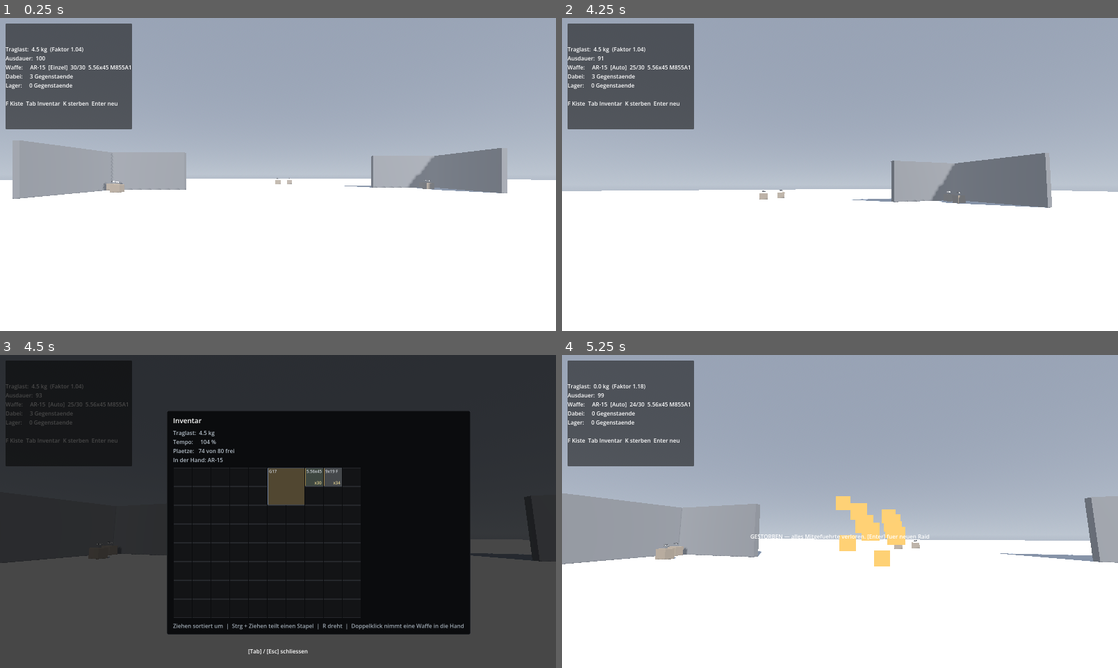
Above: before the commit, frames 1-4 (two rows, left to right).
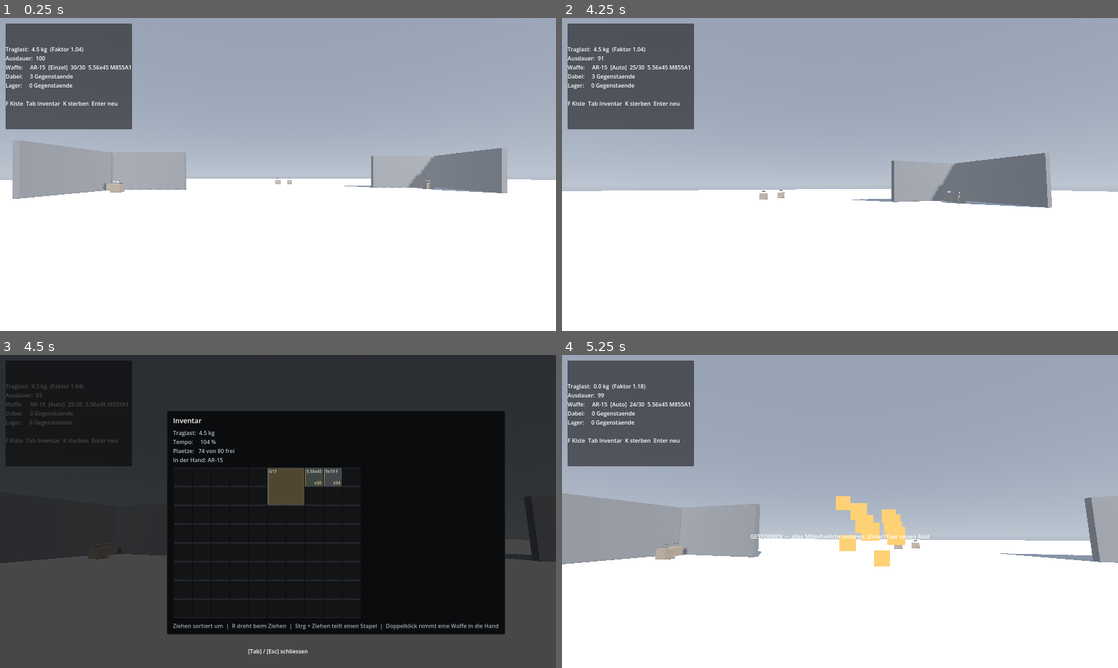
Above: after the commit, the same moments.

Repository: Saturn-Owner/Extraction-Shooter
Game: Godot game, scene res://scenes/levels/raid_eisstadt.tscn
The game is run twice, just before and just after one commit, with the same random seed, the same clock (stepped at 60 frames per second) and the same inputs.
Inputs (mouse positions are in pixels of both pictures, inside the frame that each line leads up to):
- Up to frame 1 (0.25 s): no input
- Up to frame 2 (4.25 s): tap Enter at 0.5 s; move the mouse to (867, 174) at 0.52 s; hold Ctrl (crouch) 0.53-1.28 s; hold W (move_forward) from 0.53 s (still down); click (867, 174) at 0.67 s; tap Space (jump) at 0.77, 1.52, 3.02, 3.77 s; move the mouse to (812, 174) at 1.27 s; click (812, 174) at 1.35 s; move the mouse to (851, 168) at 2.02 s; tap B (fire_mode) at 2.1 s; click (851, 168) at 2.17 s; move the mouse to (834, 180) at 2.77 s; tap Shift (sprint) at 2.85 s; click (834, 180) at 2.92 s; move the mouse to (878, 177) at 3.52 s; tap F at 3.6 s; click (878, 177) at 3.67 s
- Up to frame 3 (4.5 s): keep holding W (move_forward); move the mouse to (233, 508) at 4.27 s; tap Tab at 4.35 s; click (233, 508) at 4.42 s
- Up to frame 4 (5.25 s): tap Space (jump) at 4.52 s; move the mouse to (878, 542) at 5.02 s; release W (move_forward) at 5.03 s; hold S (move_back) from 5.03 s (still down); tap K at 5.1 s; click (878, 542) at 5.17 s

Frames 1-2 are identical in both runs. In frame 3, 4.8% of the frame differs, in the area x 41-91%, y 18-90%; in frame 4, nothing differs.

Commit message:
Drehen beim Ziehen mit R, Fundgeraeusche vorerst stumm
Drehen:
- R dreht jetzt den Gegenstand, der am Zeiger haengt - in beiden Fenstern.
  Im Loot-Fenster ging es vorher gar nicht
- Frueher drehte R an Ort und Stelle. Das scheiterte fast immer, weil quer
  genau dort selten Platz ist. Jetzt dreht sich die Anzeige am Zeiger, und
  geprueft wird erst beim Ablegen
- Der Anfasspunkt dreht mit, sonst springt der Gegenstand unter dem Zeiger weg
- Wird nicht abgelegt, geht die Drehung zurueck. Das ist der heikle Teil:
  Der Gegenstand liegt waehrend des Ziehens noch auf seinem alten Platz.
  Bliebe er quer, belegte er Felder, die das Raster nicht fuer ihn
  vorgesehen hat - ab dann stimmt die Belegung nicht mehr
- _move_within und _move_between melden jetzt Erfolg, statt dass das
  Fenster im Nachhinein raten muss, ob der Umzug geklappt hat

Fundgeraeusche: nur das Abspielen abgeschaltet (FIND_SOUNDS_ENABLED).
Dateien, Auswahl und Herkunftsangaben bleiben liegen. Waffensounds sind
nicht betroffen.

Co-Authored-By: Claude Opus 4.8 <noreply@anthropic.com>

Diff:
--- a/scenes/ui/inventory_window.tscn
+++ b/scenes/ui/inventory_window.tscn
@@ -65,7 +65,7 @@
 script = ExtResource("2_grid_view")
 
 [node name="Hinweis" type="Label" parent="Layout/Inhalt"]
-text = "Ziehen sortiert um  |  Strg + Ziehen teilt einen Stapel  |  R dreht  |  Doppelklick nimmt eine Waffe in die Hand"
+text = "Ziehen sortiert um  |  R dreht beim Ziehen  |  Strg + Ziehen teilt einen Stapel  |  Doppelklick nimmt eine Waffe in die Hand"
 theme_override_colors/font_color = Color(0.62, 0.66, 0.7, 1)
 
 [node name="Fusszeile" type="Label" parent="."]
--- a/scenes/ui/loot_window.tscn
+++ b/scenes/ui/loot_window.tscn
@@ -80,7 +80,7 @@
 theme_override_font_sizes/font_size = 20
 
 [node name="Hinweis" type="Label" parent="Layout/Columns/Right"]
-text = "Ziehen zum Verschieben  |  Doppelklick schickt hinueber"
+text = "Ziehen zum Verschieben  |  R dreht beim Ziehen  |  Doppelklick schickt hinueber"
 theme_override_colors/font_color = Color(0.62, 0.66, 0.7, 1)
 
 [node name="PlayerView" type="Control" parent="Layout/Columns/Right"]
--- a/scripts/ui/inventory_window.gd
+++ b/scripts/ui/inventory_window.gd
@@ -26,6 +26,9 @@
 var _split_stack: ItemStack = null
 var _split_cell: Vector2i = Vector2i(-1, -1)
 
+## Wie der Gegenstand lag, bevor er angefasst wurde — siehe LootWindow.
+var _drag_original_rotated: bool = false
+
 @onready var _view: InventoryGridView = $Layout/Inhalt/GridView
 @onready var _stats: Label = $Layout/Inhalt/Stats
 @onready var _ghost: DragGhost = $DragGhost
@@ -117,6 +120,7 @@
 
 	_drag_stack = stack
 	_drag_ctrl = Input.is_key_pressed(KEY_CTRL)
+	_drag_original_rotated = stack.rotated
 	_tooltip.clear()
 
 	var origin := view.grid.get_position(stack.instance_id)
@@ -163,14 +167,20 @@
 		return
 
 	# Auf einen passenden Stapel drauflegen, statt am belegten Feld zu scheitern.
+	var moved := false
 	var existing := _view.grid.get_stack_at(cell.x, cell.y)
 	if existing != null and existing.can_merge_with(_drag_stack):
 		existing.merge_from(_drag_stack)
 		if _drag_stack.quantity <= 0:
 			_view.grid.remove_item(_drag_stack.instance_id)
 		_view.grid.changed.emit()
+		moved = true
 	else:
-		_view.grid.move_item(_drag_stack.instance_id, cell.x, cell.y)
+		moved = _view.grid.move_item(_drag_stack.instance_id, cell.x, cell.y)
+
+	# Nur ein wirklich umgezogener Gegenstand behaelt seine neue Lage.
+	if moved:
+		_drag_original_rotated = _drag_stack.rotated
 
 	_cancel_drag()
 
@@ -214,19 +224,37 @@
 	_update_stats()
 
 
+## R dreht den Gegenstand, der gerade am Zeiger haengt.
+##
+## Frueher drehte R den Gegenstand AN ORT UND STELLE. Das scheiterte fast
+## immer, weil quer genau dort selten Platz ist. Jetzt dreht sich nur die
+## Anzeige am Zeiger, und geprueft wird erst beim Ablegen.
 func _unhandled_key_input(event: InputEvent) -> void:
 	if not visible or _drag_stack == null:
 		return
 	var key := event as InputEventKey
 	if key == null or not key.is_pressed() or key.is_echo():
 		return
-	if key.physical_keycode == KEY_R:
-		_view.grid.rotate_item(_drag_stack.instance_id)
-		_view.queue_redraw()
-		get_viewport().set_input_as_handled()
+	if key.physical_keycode != KEY_R:
+		return
+
+	var data := _drag_stack.get_data()
+	if data == null or not data.can_rotate:
+		return
+
+	_drag_stack.rotated = not _drag_stack.rotated
+	_drag_offset = Vector2i(_drag_offset.y, _drag_offset.x)
+	_ghost.grab_offset = Vector2(_ghost.grab_offset.y, _ghost.grab_offset.x)
+	_update_drag_target()
+	get_viewport().set_input_as_handled()
 
 
 func _cancel_drag() -> void:
+	# Nicht abgelegt: Er liegt noch auf seinem alten Platz und muss wieder
+	# so herum liegen wie vorher.
+	if _drag_stack != null and _drag_stack.rotated != _drag_original_rotated:
+		_drag_stack.rotated = _drag_original_rotated
+
 	_drag_stack = null
 	_drag_offset = Vector2i.ZERO
 	_drag_target_cell = Vector2i(-1, -1)
--- a/scripts/ui/loot_window.gd
+++ b/scripts/ui/loot_window.gd
@@ -18,6 +18,13 @@
 const PANEL_BG := Color(0.09, 0.10, 0.11, 0.96)
 const PANEL_BORDER := Color(0.35, 0.38, 0.42)
 
+## Fundgeräusche vorübergehend abgeschaltet — wird später wieder aufgegriffen.
+##
+## Die Dateien unter assets/audio/loot/ bleiben liegen, ebenso die Auswahl
+## und die Herkunftsangaben. Nur das Abspielen entfällt. Zum Wiedereinschalten
+## reicht es, hier true zu setzen; es geht nichts verloren.
+const FIND_SOUNDS_ENABLED := false
+
 var container: LootContainer = null
 var player_inventory: PlayerInventory = null
 
@@ -33,6 +40,13 @@
 
 ## Ob beim Anfassen Strg gedrueckt war — dann wird nach der Menge gefragt.
 var _drag_ctrl: bool = false
+
+## Wie der Gegenstand lag, BEVOR er angefasst wurde.
+##
+## Beim Ziehen darf man mit R drehen. Der Gegenstand liegt dabei aber noch
+## im Ursprungsraster — wird das Ziehen abgebrochen, muss er wieder so
+## liegen wie vorher, sonst passt er nicht mehr auf seinen eigenen Platz.
+var _drag_original_rotated: bool = false
 
 ## Was nach dem Loslassen noch auf die Mengenabfrage wartet.
 var _split_stack: ItemStack = null
@@ -113,6 +127,8 @@
 ## sich schwer. Krimskrams bleibt still, sonst waere jede Kiste ein
 ## Dauergeklapper.
 func _play_find_sound(stack: ItemStack) -> void:
+	if not FIND_SOUNDS_ENABLED:
+		return
 	if stack == null or _find_sound == null:
 		return
 	var data := stack.get_data()
@@ -192,6 +208,7 @@
 	_drag_stack = stack
 	_drag_source = view
 	_drag_ctrl = Input.is_key_pressed(KEY_CTRL)
+	_drag_original_rotated = stack.rotated
 	_tooltip.clear()
 
 	# Anfasspunkt merken, damit der Gegenstand nicht zur Ecke springt.
@@ -207,6 +224,41 @@
 		v.drag_source = view
 		v.preview_cell = Vector2i(-1, -1)
 		v.queue_redraw()
+
+
+## R dreht den Gegenstand, der gerade am Zeiger haengt.
+func _unhandled_key_input(event: InputEvent) -> void:
+	if not visible or _drag_stack == null:
+		return
+	var key := event as InputEventKey
+	if key == null or not key.is_pressed() or key.is_echo():
+		return
+	if key.physical_keycode != KEY_R:
+		return
+
+	_rotate_dragged()
+	get_viewport().set_input_as_handled()
+
+
+## Dreht den gezogenen Gegenstand um 90 Grad.
+##
+## Gedreht wird nur die Anzeige am Zeiger — im Ursprungsraster bleibt er
+## unangetastet, bis er wirklich abgelegt wird. Sonst muesste er sich schon
+## waehrend des Ziehens auf seinem alten Platz drehen lassen, und bei einem
+## Gewehr im vollen Rucksack ginge das fast nie.
+func _rotate_dragged() -> void:
+	var data := _drag_stack.get_data()
+	if data == null or not data.can_rotate:
+		return
+
+	_drag_stack.rotated = not _drag_stack.rotated
+
+	# Der Anfasspunkt dreht sich mit, sonst springt der Gegenstand unter
+	# dem Zeiger weg.
+	_drag_offset = Vector2i(_drag_offset.y, _drag_offset.x)
+	_ghost.grab_offset = Vector2(_ghost.grab_offset.y, _ghost.grab_offset.x)
+
+	_update_drag_target()
 
 
 ## Sucht jeden Frame das Raster unter dem Zeiger und rechnet aus, wo der
@@ -244,17 +296,21 @@
 		_begin_split(target, cell)
 		return
 
-	if target == _drag_source:
-		_move_within(target, cell)
-	else:
-		_move_between(target, cell)
+	var moved := _move_within(target, cell) if target == _drag_source \
+		else _move_between(target, cell)
+
+	# Nur wenn der Gegenstand wirklich umgezogen ist, gilt die Drehung.
+	# Sonst nimmt _cancel_drag() sie zurueck — er liegt ja noch auf seinem
+	# alten Platz, und dort passt er quer womoeglich gar nicht hin.
+	if moved:
+		_drag_original_rotated = _drag_stack.rotated
 
 	_cancel_drag()
 
 
 ## Innerhalb desselben Rasters verschieben — oder auf einen passenden
-## Stapel drauflegen.
-func _move_within(view: InventoryGridView, cell: Vector2i) -> void:
+## Stapel drauflegen. Gibt zurueck, ob sich etwas geaendert hat.
+func _move_within(view: InventoryGridView, cell: Vector2i) -> bool:
 	var existing := view.grid.get_stack_at(cell.x, cell.y)
 	if existing != null and existing.can_merge_with(_drag_stack):
 		existing.merge_from(_drag_stack)
@@ -263,26 +319,26 @@
 			view.grid.remove_item(_drag_stack.instance_id)
 		view.grid.changed.emit()
 		_notify_changed()
-		return
-
-	view.grid.move_item(_drag_stack.instance_id, cell.x, cell.y)
+		return true
+
+	return view.grid.move_item(_drag_stack.instance_id, cell.x, cell.y)
 
 
 ## Von einem Raster ins andere. Erst prüfen, dann verschieben — sonst kann
 ## der Gegenstand zwischen beiden verloren gehen.
-func _move_between(target: InventoryGridView, cell: Vector2i) -> void:
+func _move_between(target: InventoryGridView, cell: Vector2i) -> bool:
 	var source_grid := _drag_source.grid
 	var target_grid := target.grid
 
 	if not target_grid.can_place_or_merge(_drag_stack, cell.x, cell.y):
-		return
+		return false
 
 	if not _can_take_from_source(_drag_stack):
-		return
+		return false
 
 	var removed := source_grid.remove_item(_drag_stack.instance_id)
 	if removed == null:
-		return
+		return false
 
 	var leftover := target_grid.place_or_merge(removed, cell.x, cell.y)
 	if leftover != null:
@@ -290,13 +346,14 @@
 		# mehr auf den Zielstapel passte, gehoert wieder zurueck.
 		source_grid.add_item(leftover)
 		if leftover == removed:
-			return
+			return false
 
 	# Was der Spieler selbst hineinlegt, muss er auch sehen können.
 	if target == _container_view and container != null:
 		container.mark_revealed(removed)
 
 	_notify_changed()
+	return true
 
 
 ## Aus der Kiste darf nur genommen werden, was aufgedeckt ist.
@@ -392,6 +449,11 @@
 
 
 func _cancel_drag() -> void:
+	# Nicht abgelegt heisst: Er liegt noch auf seinem alten Platz, und dort
+	# passt er gedreht womoeglich gar nicht hin.
+	if _drag_stack != null and _drag_stack.rotated != _drag_original_rotated:
+		_drag_stack.rotated = _drag_original_rotated
+
 	_drag_stack = null
 	_drag_source = null
 	_drag_target = null
--- a/tests/verify_raid.gd
+++ b/tests/verify_raid.gd
@@ -44,6 +44,7 @@
 	await _test_hidden_items_are_untouchable()
 	await _test_drag_between_grids()
 	await _test_starting_kit()
+	await _test_rotate_while_dragging()
 	await _test_extraction_secures_loot()
 	await _test_death_loses_loot()
 	await _test_locked_exit()
@@ -518,6 +519,92 @@
 	level.free()
 
 
+## Drehen beim Ziehen.
+##
+## Der heikle Teil ist NICHT das Drehen, sondern das Abbrechen: Der
+## Gegenstand liegt waehrend des Ziehens noch auf seinem alten Platz. Bleibt
+## er nach einem Abbruch gedreht, belegt er Felder, die das Raster gar nicht
+## fuer ihn vorgesehen hat — ab dann stimmt die Belegung nicht mehr.
+func _test_rotate_while_dragging() -> void:
+	_section("Drehen beim Ziehen")
+
+	var packed: PackedScene = load("res://scenes/ui/loot_window.tscn")
+	var node: Node = packed.instantiate()
+	_check(node is LootWindow, "loot_window.gd laedt fehlerfrei")
+	if not (node is LootWindow):
+		node.free()
+		return
+
+	var window: LootWindow = node
+	root.add_child(window)
+	await process_frame
+
+	var container := LootContainer.new()
+	container.loot_table = _load_table("werkstatt")
+	root.add_child(container)
+	await process_frame
+	container.set_seed(11)
+
+	var player := _make_player()
+	await process_frame
+	window.open_for(container, player.inventory)
+
+	# Der Hilfsspieler startet mit leerem Inventar — die Startausruestung
+	# vergibt das Level, nicht die Spielerszene. Also selbst etwas hineinlegen:
+	# ein Gewehr, weil 5x2 den Unterschied beim Drehen deutlich macht.
+	var stack := ItemStack.create(&"weapon_rifle_ar15")
+	_check(player.inventory.grid.add_item(stack), "Gewehr liegt im Inventar")
+
+	var data := stack.get_data()
+	_check(data != null and data.can_rotate, "und laesst sich drehen")
+	if data == null or not data.can_rotate:
+		window.free()
+		container.free()
+		player.free()
+		return
+
+	var player_view: InventoryGridView = window.get_node("Layout/Columns/Right/PlayerView")
+	var container_view: InventoryGridView = window.get_node("Layout/Columns/Left/ContainerView")
+	var size_before := stack.get_size()
+
+	# Anfassen, drehen, ins Leere loslassen -> alles bleibt wie vorher.
+	player_view.item_pressed.emit(stack, player_view)
+	window._rotate_dragged()
+	_check(stack.get_size() == Vector2i(size_before.y, size_before.x),
+		"gedreht sind Breite und Hoehe vertauscht (%s -> %s)" % [size_before, stack.get_size()])
+
+	window.drop_at(null, Vector2i(-1, -1))
+	_check(stack.get_size() == size_before,
+		"abgebrochen liegt er wieder wie vorher (%s)" % stack.get_size())
+	_check(player.inventory.grid.get_stack(stack.instance_id) != null,
+		"und liegt weiterhin im Inventar")
+
+	# Quer passt das Gewehr NICHT in die Kiste: 5x2 gedreht ist 2x5, die
+	# Kiste ist nur 4 Felder hoch. Das ist richtig so — geprueft wird es
+	# deshalb im Inventar, das hoch genug ist.
+	player_view.item_pressed.emit(stack, player_view)
+	window._rotate_dragged()
+	var rotated_size := stack.get_size()
+	window.drop_at(container_view, Vector2i(0, 0))
+	_check(container.contents.get_stack(stack.instance_id) == null,
+		"quer passt es nicht in die flache Kiste")
+	_check(stack.get_size() == size_before,
+		"und liegt danach wieder wie vorher (%s)" % stack.get_size())
+
+	# Im Inventar ist Platz — dort muss die Drehung bleiben.
+	player_view.item_pressed.emit(stack, player_view)
+	window._rotate_dragged()
+	window.drop_at(player_view, Vector2i(1, 1))
+	_check(stack.get_size() == rotated_size,
+		"im Inventar abgelegt behaelt es die neue Lage (%s)" % stack.get_size())
+	_check(player.inventory.grid.get_position(stack.instance_id) == Vector2i(1, 1),
+		"und liegt an der neuen Stelle")
+
+	window.free()
+	container.free()
+	player.free()
+
+
 func _make_player() -> PlayerController:
 	var packed: PackedScene = load("res://scenes/player/player.tscn")
 	var player: PlayerController = packed.instantiate()
